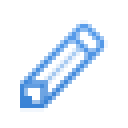
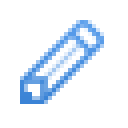
Layered file, before and after one edit (128 × 128). Changes by layer:
painted on "200% icon-blue@2x.png, icon-blue.png" over [20, 20, 108, 112]
